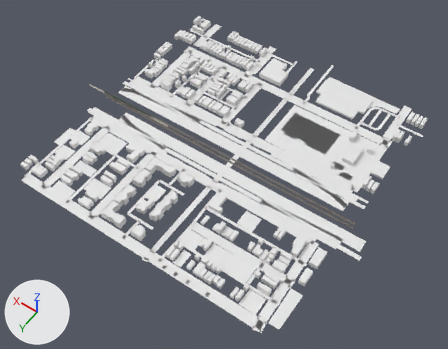
The glTF model app/public/world/tiles/-11_1.glb, before and after one commit.
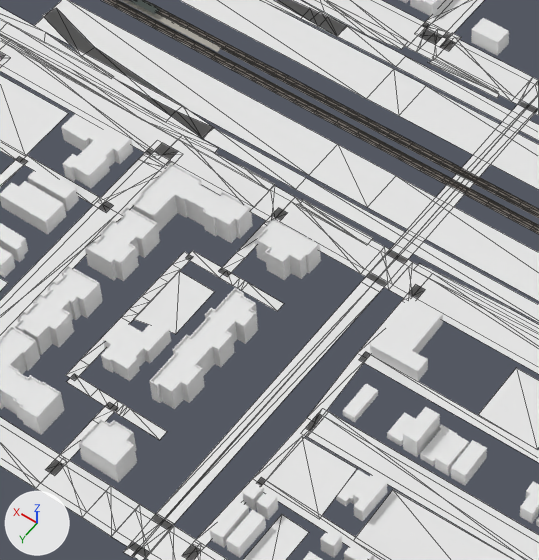
Each version appears first whole from a 50 mm lens placed at (-5647.0, -180.0, 809.0), pointed at (-5265.0, -715.0, -32.0), and next in a close-up on the part from 24% to 56% of the width and 32% to 75% of the height. Arrows for +X, +Y and +Z are at lower left; the lights stay in place. The first two pictures are the older version. The close-ups show mesh edges as thin lines. Where no turn or scale is listed for an object, it has been applied to the vertices. Vertices at exactly the same position are counted once.

The first close-up shows 'buildings', 'ground', 'stations', 'transit'.
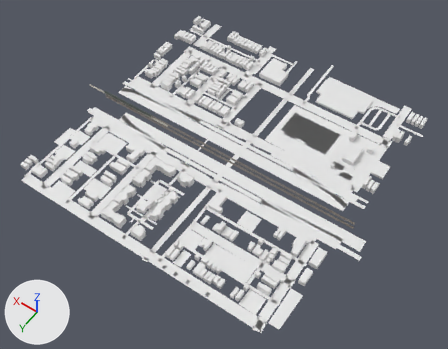
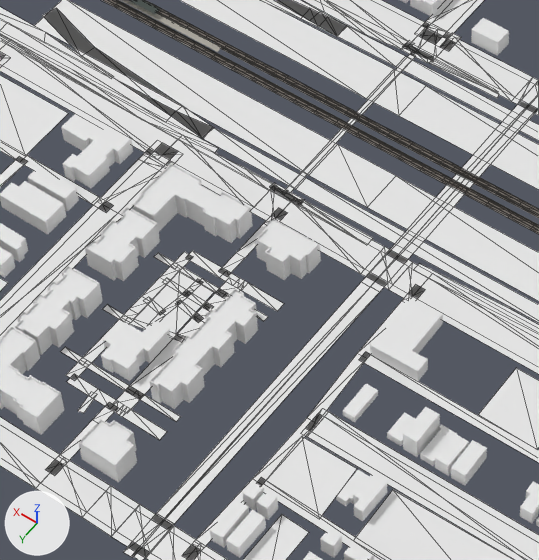
Location of each change, [x1, y1, x2, y2] in pixels of the close-ups (539 x 560 px):
part 1 of me_ground, built on: before [231, 19, 487, 185]; after [61, 19, 487, 421]

Patch to the scene script:
```diff
--- a/app/public/world/tiles/-11_1.glb.py
+++ b/app/public/world/tiles/-11_1.glb.py
@@ me_ground @@
 # used by ob_ground; location = (-5266.5, -761.0, 0.1)
-me_ground.from_pydata(...)  # 1227 vertices, 961 faces; spans x -272.0..272.0, y -270.0..270.0, z 0.0
+me_ground.from_pydata(...)  # 1392 vertices, 1087 faces; spans x -272.0..272.0, y -270.0..270.0, z 0.0
+# me_ground part 1
+# 8 faces are deleted
+# 142 vertices are added at x -195.0..77.0, y -141.0..228.0, z 0.0
+# 5 new vertices lie (8.0, 0.0, 0.0) away from vertices in x 33.0..35.0, y 138.0..217.0, z 0.0
+# 122 new faces join them
+# other edits to the shape of me_ground do not show in these pictures
```
